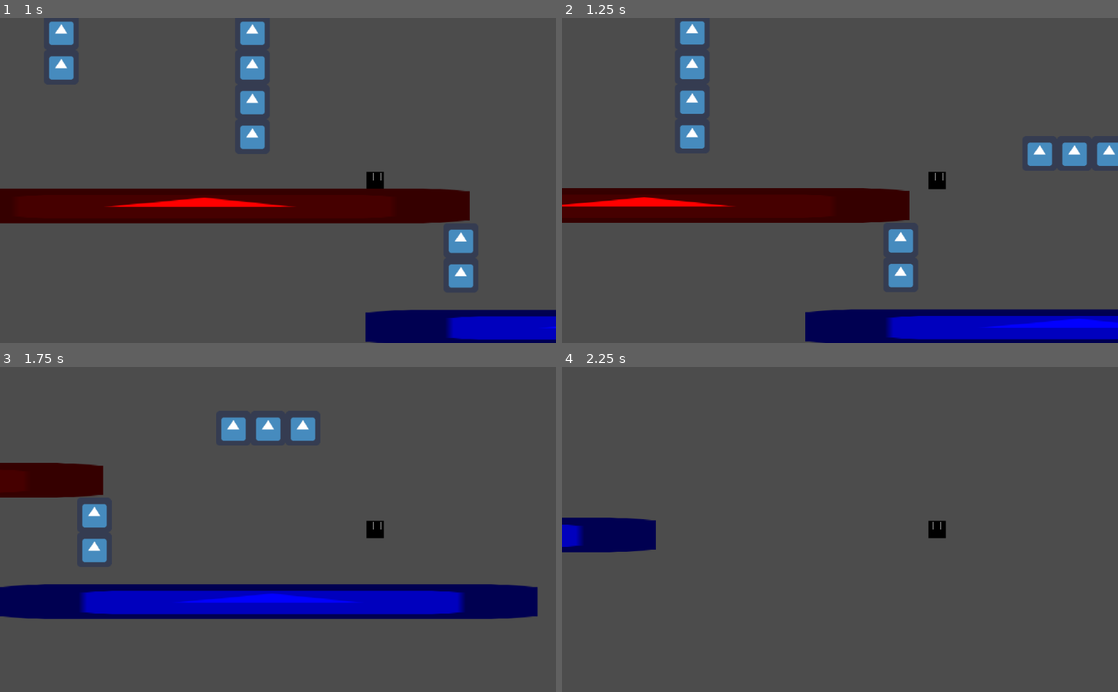
Above: before the commit, frames 1-4 (two rows, left to right).
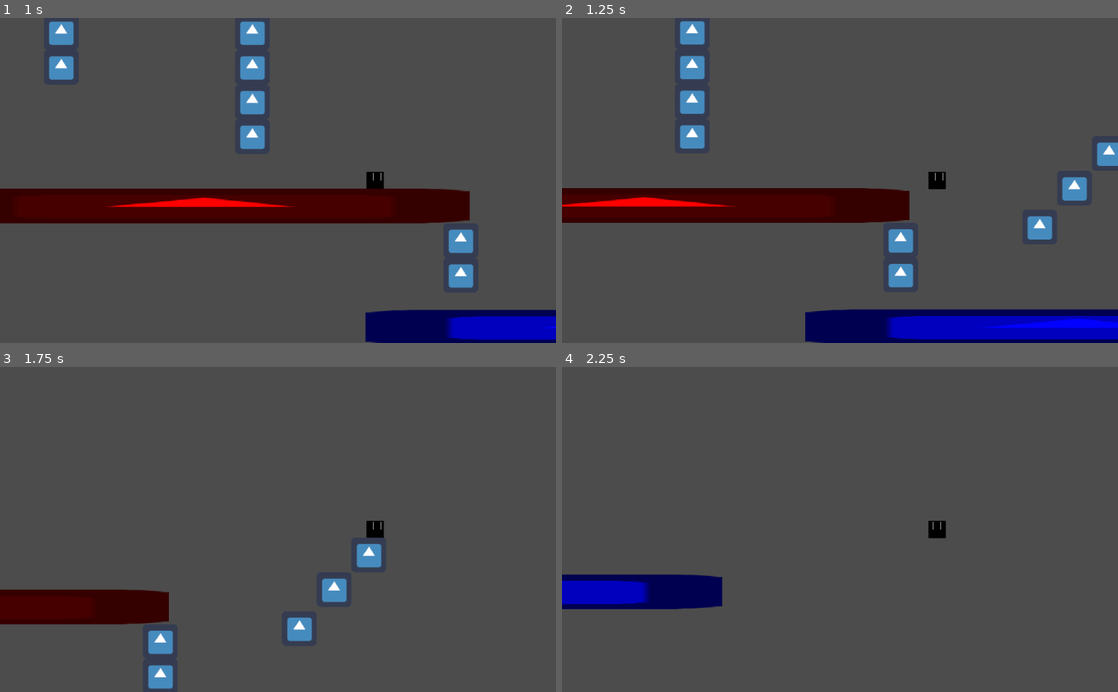
Above: after the commit, the same moments.

Repository: Zerotodeath/Unnamed-Game
Game: Godot game, scene res://Practice_Scene.tscn
Two runs of this game, one before a commit and one after it. Both use one fixed random seed, a clock stepped at 60 frames per second and the inputs below. The engine's default icon, where the game draws it, is replaced by a stand-in: a white triangle on a blue panel in a dark square.
Inputs:
- Up to frame 1 (1 s): tap Enter at 0.5 s; hold D (Input_right) from 0.53 s (still down); hold C (Input_dash) from 0.53 s (still down); tap W (Input_up) at 0.77 s
- Up to frame 2 (1.25 s): keep holding D (Input_right); keep holding C (Input_dash)
- Up to frame 3 (1.75 s): keep holding D (Input_right); release C (Input_dash) at 1.28 s; tap Space (Input_space) at 1.35 s; tap W (Input_up) at 1.52 s
- Up to frame 4 (2.25 s): release D (Input_right) at 2.03 s; hold A (Input_left) from 2.03 s (still down); hold C (Input_dash) from 2.03 s (still down)

Frame 1 is identical in both runs. In frame 2, 1.3% of the frame differs, in the area x 83-95%, y 38-69%; in frame 3, 16%, in the area x 0-97%, y 15-100%; in frame 4, 4.8%.

Commit message:
Changed blocks

Diff:
--- a/Snow thing/Practice_Scene.tscn
+++ b/Snow thing/Practice_Scene.tscn
@@ -21,7 +21,7 @@
 [node name="Node" type="Node" parent="."]
 
 [node name="StaticBody2D6" type="StaticBody2D" parent="Node"]
-position = Vector2( 1312, 320 )
+position = Vector2( 1312, 384 )
 __meta__ = {
 "_edit_group_": true
 }
@@ -69,7 +69,7 @@
 shape = SubResource( 1 )
 
 [node name="StaticBody2D4" type="StaticBody2D" parent="Node"]
-position = Vector2( 1248, 320 )
+position = Vector2( 1248, 456 )
 __meta__ = {
 "_edit_group_": true
 }
